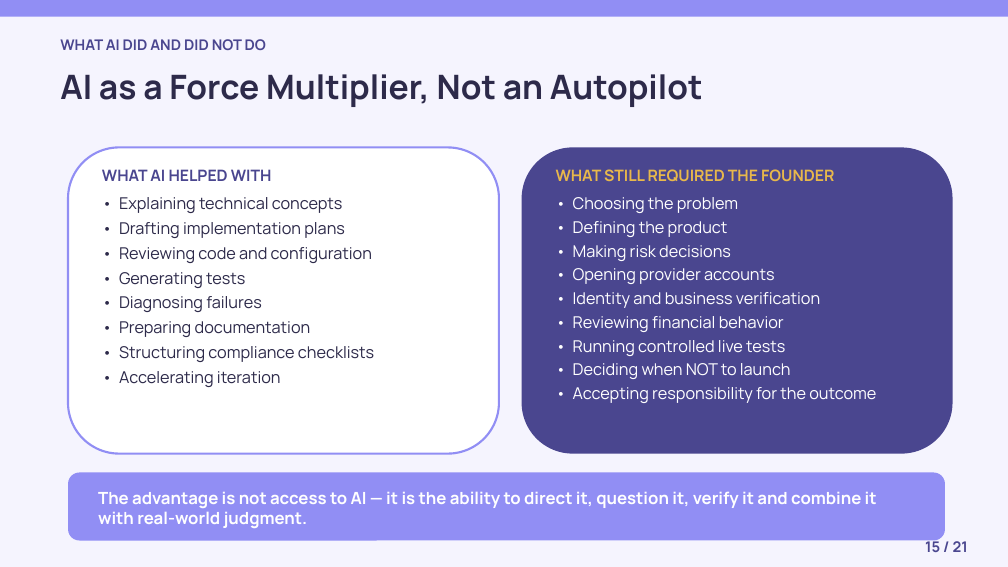
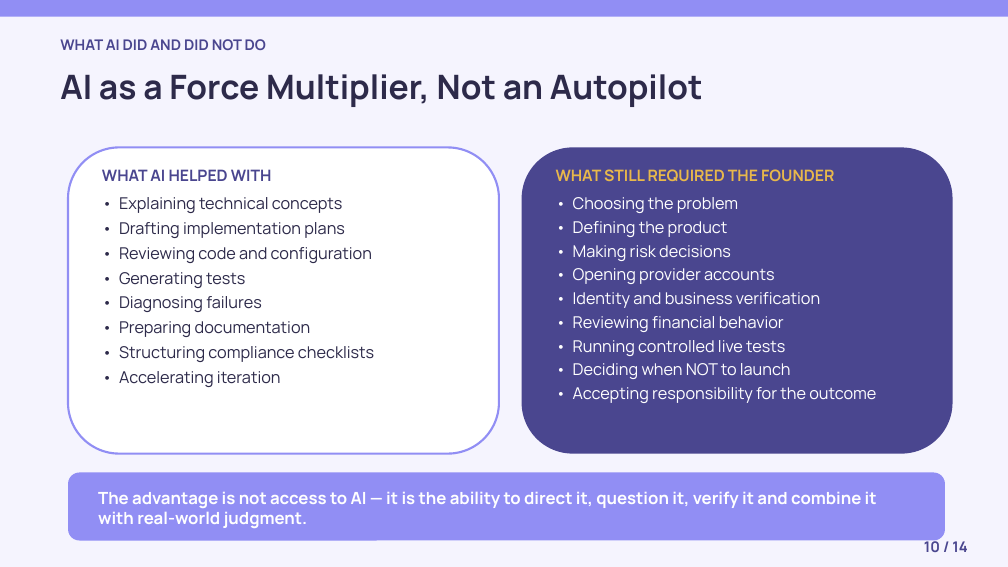
Before and after one commit to Dime-Time/Dime-Time-Technologies, a slide deck: slide 10 of attached_assets/university-deck-slides/dime-time-university-founder-journey.pptx (slide 15 before the commit). Drawn at 1008x567 pixels with LibreOffice and Linux fonts; fonts in the diff are those of the drawing. Boxes give left, top, right and bottom in pixels: in the first picture for what was removed or moved away, otherwise in the second. Text is boxed around its words. In the diff, an @@ line names an element or a change of style, - is before the commit and + after.

```diff
--- a/attached_assets/university-deck-slides/dime-time-university-founder-journey.pptx
+++ b/attached_assets/university-deck-slides/dime-time-university-founder-journey.pptx
@@ text at [924,538,967,552]: text changed @@
-15 / 21
+10 / 14
```
Also in this commit, not shown: 13 other slides changed, 7 slides removed, 6 other files.
